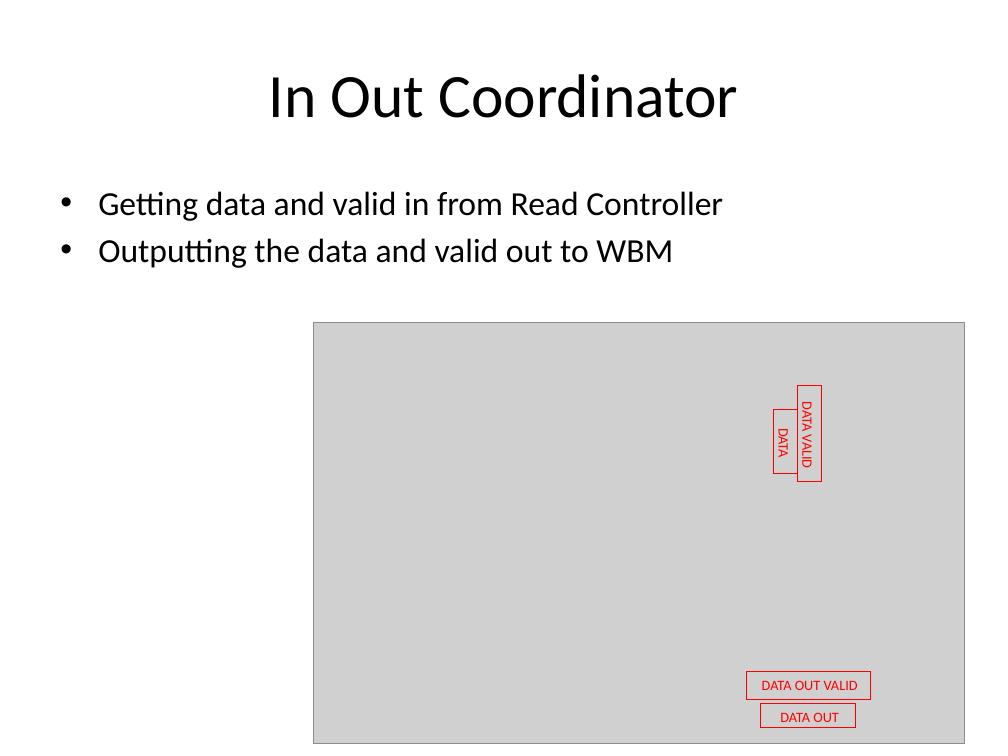
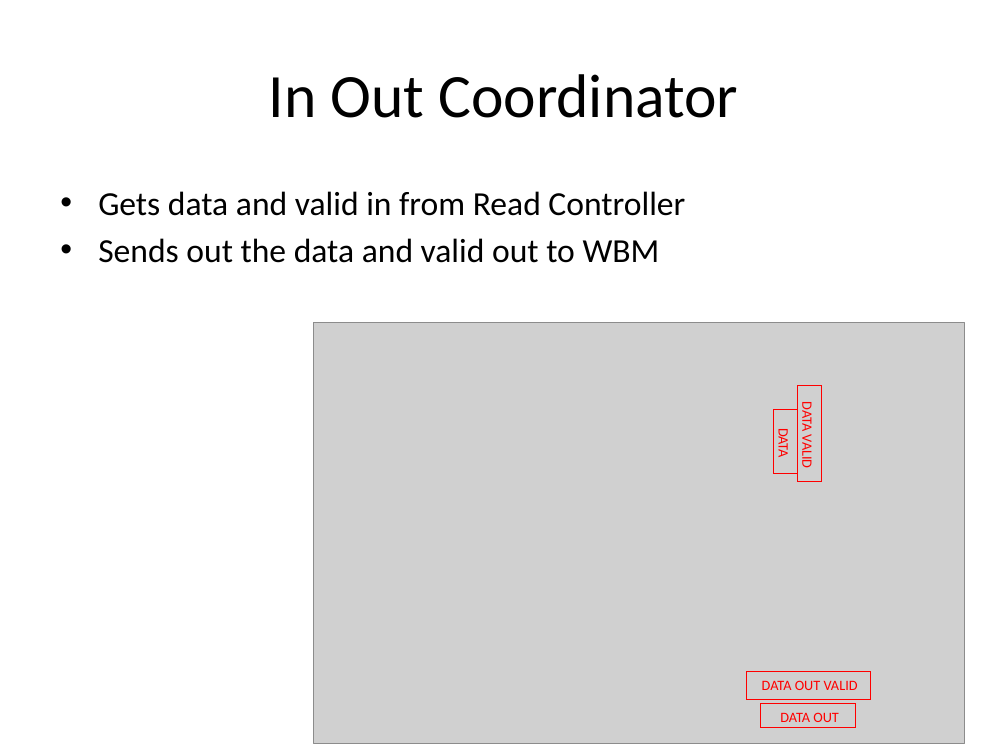
Before and after one commit to battellino/moran-zvika-project, a slide deck: slide 16 of presentation/final/final.pptx (slide 15 before the commit). Drawn at 1008x756 pixels with LibreOffice and Linux fonts; fonts in the diff are those of the drawing; grey boxes stand for pictures; background and template pictures are left out. Boxes give left, top, right and bottom in pixels: in the first picture for what was removed or moved away, otherwise in the second. Text is boxed around its words. In the diff, an @@ line names an element or a change of style, - is before the commit and + after.

```diff
--- a/presentation/final/final.pptx
+++ b/presentation/final/final.pptx
@@ text at (x1=98, y1=191, x2=685, y2=263): text changed @@
-• Getting data and valid in from Read Controller
-• Outputting the data and valid out to WBM
+• Gets data and valid in from Read Controller
+• Sends out the data and valid out to WBM
```
Also in this commit, not shown: 5 other slides changed, 4 slides added.
